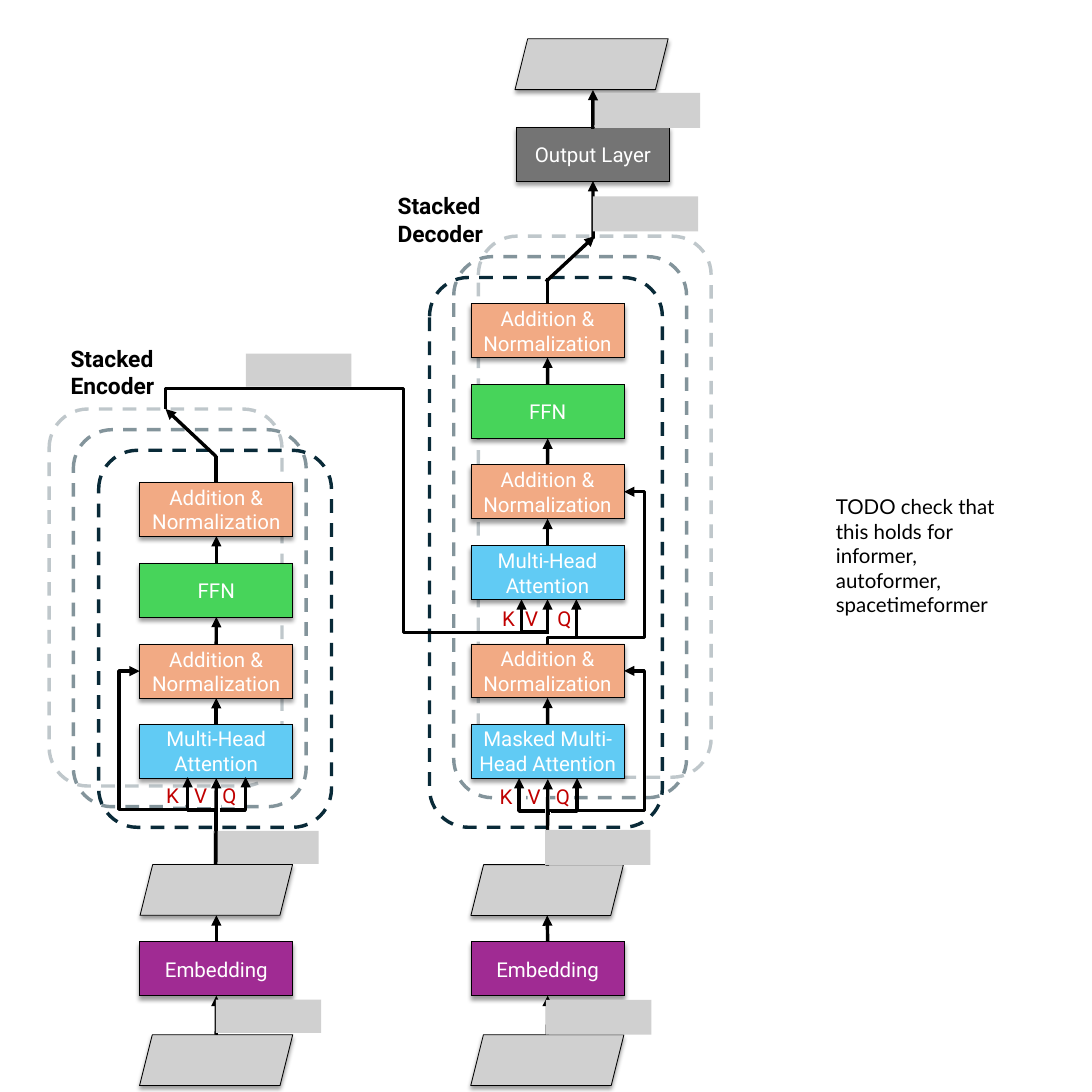
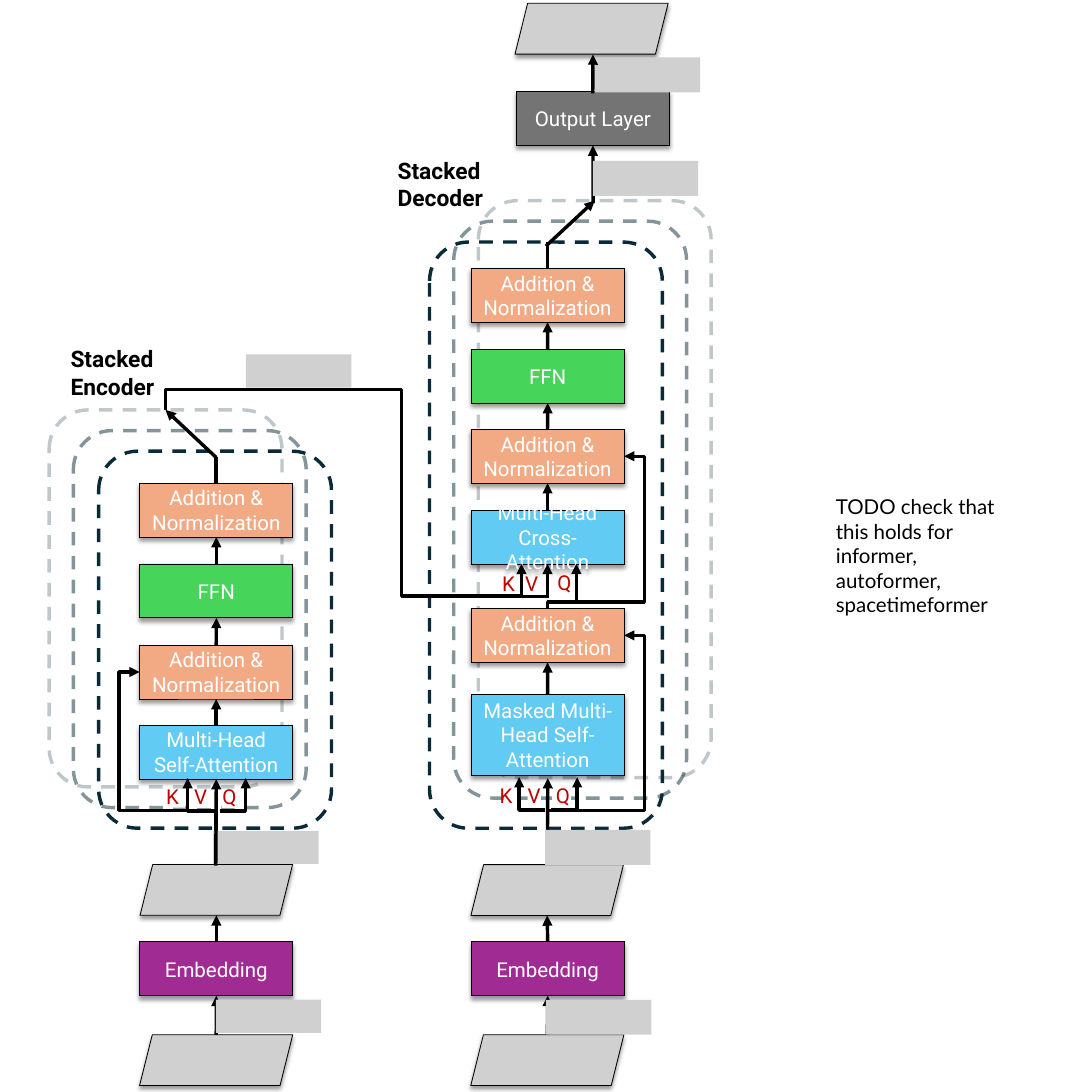
Before and after one commit to achenry/wind-forecasting, a slide deck: slide 4 of examples/figures/wind_forecasting_figs [Autosaved].pptx. Drawn at 1092x1092 pixels with LibreOffice and Linux fonts; fonts in the diff are those of the drawing; grey boxes stand for pictures. Boxes give left, top, right and bottom in pixels: in the first picture for what was removed or moved away, otherwise in the second. Text is boxed around its words. In the diff, an @@ line names an element or a change of style, - is before the commit and + after.

```diff
--- a/examples/figures/wind_forecasting_figs [Autosaved].pptx
+++ b/examples/figures/wind_forecasting_figs [Autosaved].pptx
@@ picture added at [515,3,668,54] @@
@@ picture removed at [515,39,668,89] @@
@@ picture added at [595,57,700,93] @@
@@ picture removed at [595,93,700,128] @@
@@ picture added at [593,161,699,196] @@
@@ rounded rectangle: place and size @@
-rounded rectangle at [478,236,711,777]
+rounded rectangle at [478,201,711,777]
@@ picture removed at [593,197,699,232] @@
@@ rounded rectangle: place and size @@
-rounded rectangle at [454,256,686,797]
+rounded rectangle at [454,221,686,798]
@@ rounded rectangle: place and size @@
-rounded rectangle at [429,278,662,827]
+rounded rectangle at [429,242,662,828]
@@ 7 arrows, 6 rectangles, 3 texts, 3 elbow arrows, 1 line: place and size @@
-7 arrows, 6 rectangles, 3 texts, 3 elbow arrows, 1 line at [398,90,670,698]
+7 arrows, 6 rectangles, 3 texts, 3 elbow arrows, 1 line at [398,55,670,663]
@@ elbow line moved from (165, 409) - (525, 632) to (165, 410) - (521, 596) @@
@@ text in rectangle at [498,501,598,575]: text changed @@
-Multi-Head Attention
+Multi-Head Cross-Attention
@@ elbow arrow moved from (548, 814) - (624, 671) to (548, 813) - (624, 636) @@
@@ elbow arrow (216, 833) - (139, 672): route changed @@
@@ arrow moved from (548, 724) - (548, 698) to (548, 694) - (548, 663) @@
@@ rectangle "Masked Multi-Head Self-Attention": place and size @@
-rectangle "Masked Multi-Head Self-Attention" at [471,724,624,778]
+rectangle "Masked Multi-Head Self-Attention" at [471,694,624,775]
@@ text in rectangle at [483,702,611,767]: text changed @@
-Masked Multi-Head Attention
+Masked Multi-Head Self-Attention
@@ text in rectangle at [154,731,278,772]: text changed @@
-Multi-Head Attention
+Multi-Head Self-Attention
@@ elbow arrow (546, 810) - (519, 777): route changed @@
@@ elbow arrow (551, 810) - (578, 777): route changed @@
```
Also in this commit, not shown: 4 other files.
